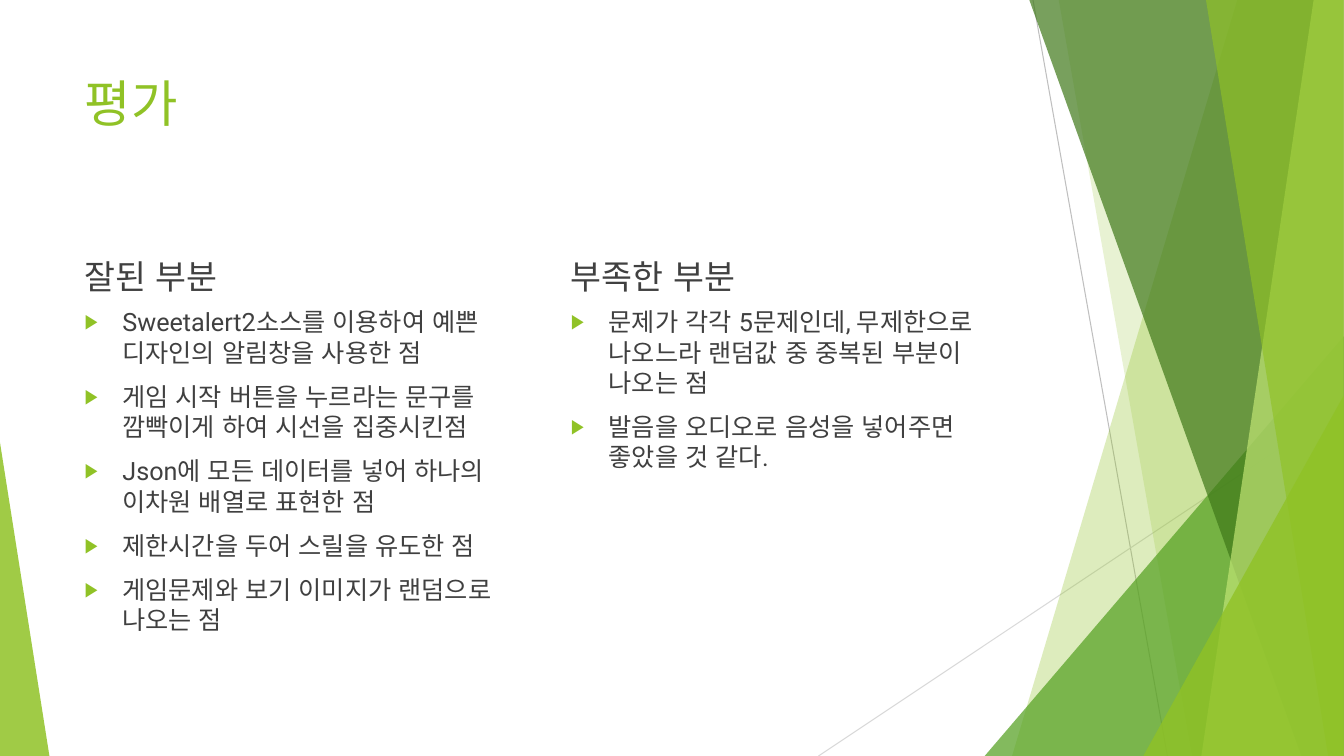
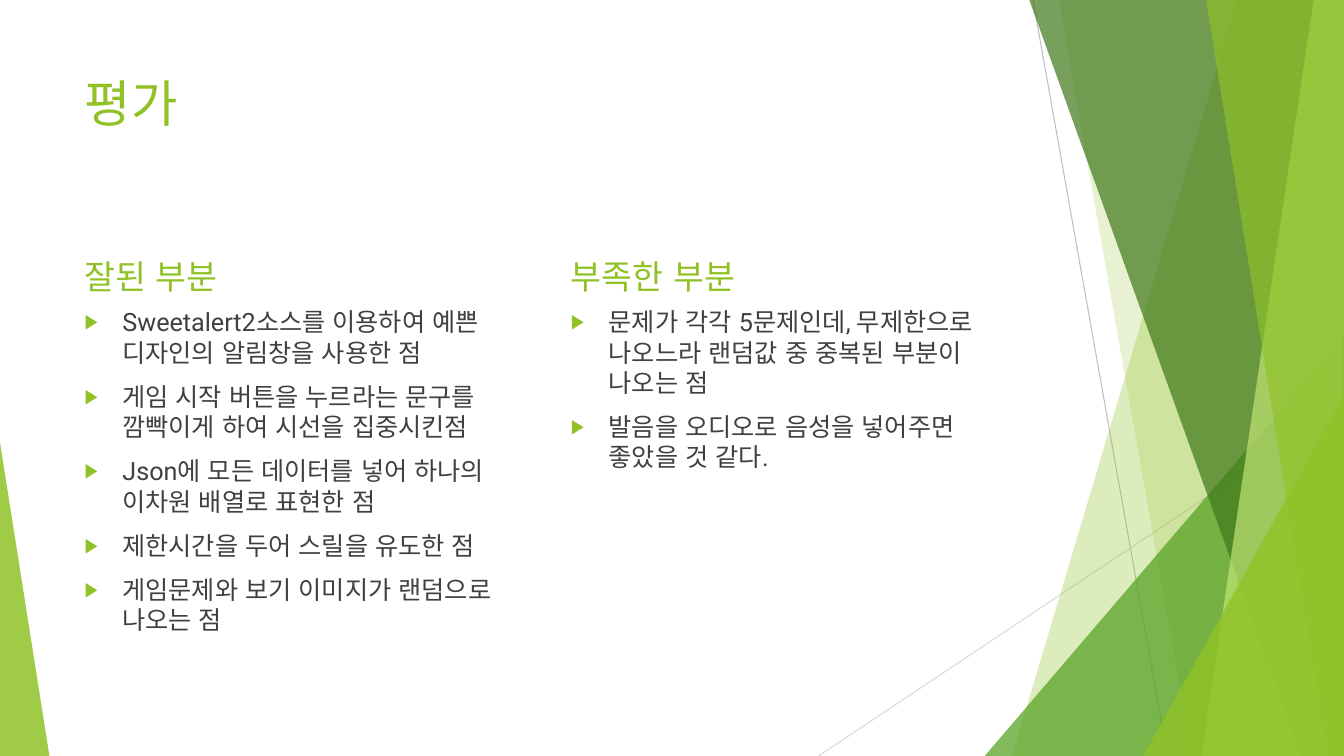
Before and after one commit to shr0423/final0615, a slide deck: slide 6 of 발표 ppt_송혜령.pptx. Drawn at 1344x756 pixels with LibreOffice and Linux fonts; fonts in the diff are those of the drawing. Boxes give left, top, right and bottom in pixels: in the first picture for what was removed or moved away, otherwise in the second. Text is boxed around its words. In the diff, an @@ line names an element or a change of style, - is before the commit and + after.

```diff
--- a/발표 ppt_송혜령.pptx
+++ b/발표 ppt_송혜령.pptx
@@ text "잘된 부분" at (x1=85, y1=261, x2=218, y2=292): text colour #404040 to #90C226 @@
@@ text "부족한 부분" at (x1=571, y1=261, x2=735, y2=292): text colour #404040 to #90C226 @@
```
Also in this commit, not shown: 2 other slides changed, 1 other file.
